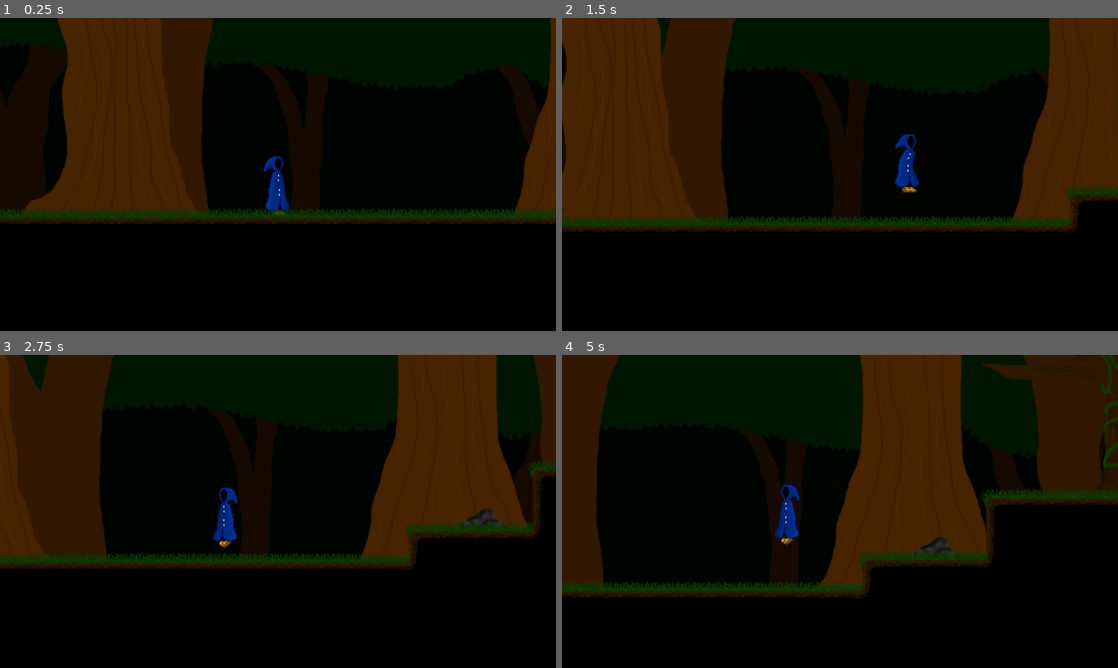
Above: before the commit, frames 1-4 (two rows, left to right).
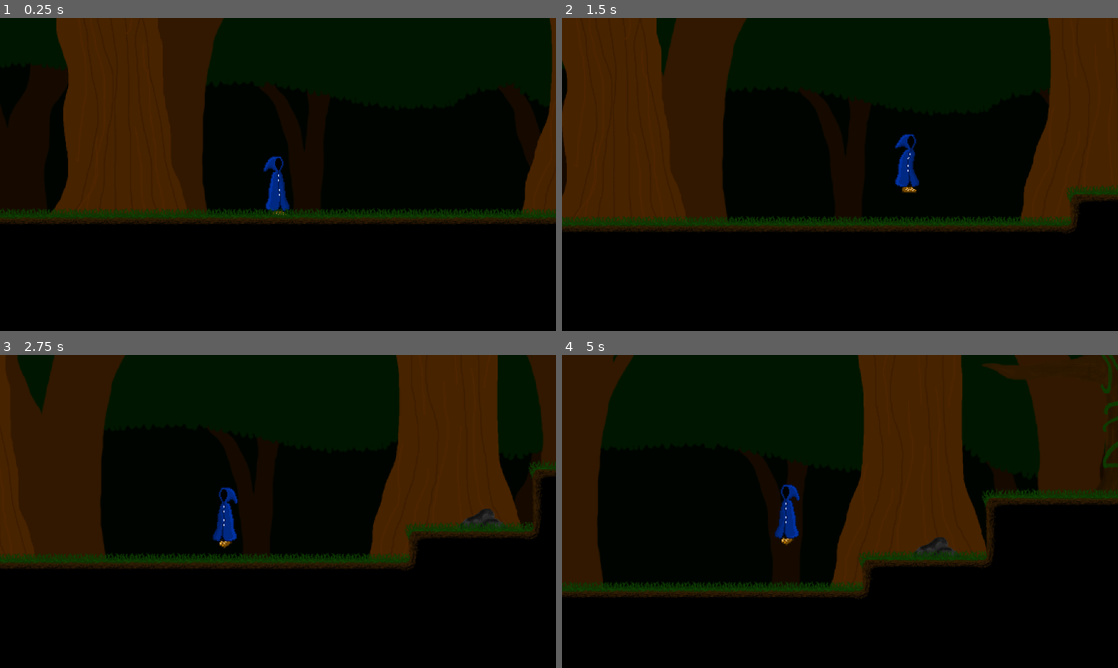
Above: after the commit, the same moments.

Repository: Maurice438361/Nyctophobia-YOGduo
Game: Godot game, scene res://world.tscn
Two runs of this game, one before a commit and one after it. Both use one fixed random seed, a clock stepped at 60 frames per second and the inputs below.
Inputs:
- Up to frame 1 (0.25 s): no input
- Up to frame 2 (1.5 s): tap Enter at 0.5 s; hold D (Right) from 0.53 s (still down); tap Space (Jump) at 0.6, 0.77, 1.07, 1.35 s
- Up to frame 3 (2.75 s): tap Space (Jump) at 1.52, 1.82, 2.1 s; release D (Right) at 2.03 s; hold A (Left) from 2.03 s (still down)
- Up to frame 4 (5 s): release A (Left) at 2.78 s; hold D (Right) 2.78-4.28 s; tap Space (Jump) at 2.85, 3.02, 3.32, 3.6, 3.77, 4.07, 4.35, 4.52, 4.82 s; hold A (Left) from 4.28 s (still down)

The runs differ from the first frame. In frame 1, 1.5% of the frame differs, in the area x 4-100%, y 0-63%; in frame 2, 1.3%; in frame 3, 1.7%, in the area x 3-98%, y 0-66%; in frame 4, 1.7%.

Commit message:
Added some basic sounds.

Diff:
--- a/assets/Player script/nyctophobia_player.gd
+++ b/assets/Player script/nyctophobia_player.gd
@@ -9,6 +9,8 @@
 @export var WALL_PUSH_FORCE : int = 300
 @export var WALL_JUMP_GRACE : float = 0.2
 @export var CLIMBING_SPEED : int = 100
+@export var JUMP_SFX : AudioStream
+@export var FOOTSTEP_SFX : AudioStream
 
 var WallCling: bool = false
 var WallClingRest: bool = false
@@ -19,10 +21,14 @@
 var IsInClimbleArea: bool = false
 var InAir: bool = true
 
+var FootStepFrames: Array = [4,9]
+
+@onready var animated_sprite_2d = $AnimatedSprite2D
 @onready var wall_check_top = $TopCollisionChecker
 @onready var wall_check_bottom = $BottomCollisionChecker
 @onready var ledge_check = $LedgeCollisionChecker
 @onready var jump_scum = $JumpCheat
+@onready var player_sfx = $Player_sfx
 
 func is_touching_wall_full_side() -> bool:
 	var top_overlapping = wall_check_top.has_overlapping_bodies()
@@ -43,12 +49,17 @@
 		   (normal == Vector2(-1.0, 0.0) and Input.is_action_pressed("Right"))
 
 func play_anim(name: String) -> void:
-	if $AnimatedSprite2D.animation != name:
-		$AnimatedSprite2D.play(name)
+	if animated_sprite_2d.animation != name:
+		animated_sprite_2d.play(name)
 
 func set_climbing_area_overlap(value: bool) -> void:
 	IsInClimbleArea = value
 
+func load_sfx(sfx) :
+	if player_sfx.stream != sfx:
+		player_sfx.stop()
+		player_sfx.stream = sfx
+
 func _physics_process(delta):
 
 	#Run
@@ -62,6 +73,7 @@
 		if is_on_floor():
 			play_anim("Run")
 
+
 	elif !CantWalk:
 
 		velocity.x = 0
@@ -73,9 +85,9 @@
 
 	if !HangingFromWall:
 		if direction == 1:
-			$AnimatedSprite2D.flip_h = false
+			animated_sprite_2d.flip_h = false
 		elif direction == -1:
-			$AnimatedSprite2D.flip_h = true
+			animated_sprite_2d.flip_h = true
 
 	#Gravity
 
@@ -91,6 +103,8 @@
 		InAir = true
 
 		play_anim("Jump")
+		load_sfx(JUMP_SFX)
+		player_sfx.play()
 
 	#land
 	if InAir and is_on_floor() and velocity.y == 0:
@@ -187,3 +201,9 @@
 			Climbing = false
 
 	move_and_slide()
+
+
+func _on_sprite_frame_changed():
+	if(animated_sprite_2d.animation == "Run"):
+		load_sfx(FOOTSTEP_SFX)
+		if animated_sprite_2d.frame in FootStepFrames : player_sfx.play()
--- /dev/null
+++ b/default_bus_layout.tres
@@ -0,0 +1,10 @@
+[gd_resource type="AudioBusLayout" format=3 uid="uid://bjlod3fxe0yny"]
+
+[resource]
+bus/0/volume_db = 0.662756
+bus/1/name = &"sfx"
+bus/1/solo = false
+bus/1/mute = false
+bus/1/bypass_fx = false
+bus/1/volume_db = 0.0
+bus/1/send = &"Master"
--- a/objects/NyctophobiaPlayer.tscn
+++ b/objects/NyctophobiaPlayer.tscn
@@ -1,7 +1,9 @@
-[gd_scene load_steps=35 format=3 uid="uid://cib36sg3dy4n8"]
+[gd_scene load_steps=37 format=3 uid="uid://cib36sg3dy4n8"]
 
 [ext_resource type="Script" uid="uid://bds5ci3jv4xs8" path="res://assets/Player script/nyctophobia_player.gd" id="1_t1ppf"]
 [ext_resource type="Texture2D" uid="uid://by2jk5c7bmhfg" path="res://assets/PlayerSpriteAnimated/player_sprite_sheet.png" id="2_21y1p"]
+[ext_resource type="AudioStream" uid="uid://bigm74cvgw8fk" path="res://assets/Audio/grass_walk_1.wav" id="2_f55vd"]
+[ext_resource type="AudioStream" uid="uid://b272tfh5jso7g" path="res://assets/Audio/grass_walk_2.wav" id="3_aiss1"]
 
 [sub_resource type="AtlasTexture" id="AtlasTexture_f55vd"]
 atlas = ExtResource("2_21y1p")
@@ -253,10 +255,12 @@
 WALL_JUMP_FORCE = 300
 WALL_PUSH_FORCE = 100
 WALL_JUMP_GRACE = 1.0
+JUMP_SFX = ExtResource("2_f55vd")
+FOOTSTEP_SFX = ExtResource("3_aiss1")
 
 [node name="AnimatedSprite2D" type="AnimatedSprite2D" parent="."]
 sprite_frames = SubResource("SpriteFrames_oay2s")
-animation = &"Climb_idle"
+animation = &"Run"
 
 [node name="Camera2D" type="Camera2D" parent="."]
 zoom = Vector2(2, 2)
@@ -295,3 +299,9 @@
 [node name="CollisionShape2D2" type="CollisionShape2D" parent="JumpCheat"]
 position = Vector2(0, 33)
 shape = SubResource("RectangleShape2D_21y1p")
+
+[node name="Player_sfx" type="AudioStreamPlayer2D" parent="."]
+unique_name_in_owner = true
+bus = &"sfx"
+
+[connection signal="frame_changed" from="AnimatedSprite2D" to="." method="_on_sprite_frame_changed"]
--- a/world.tscn
+++ b/world.tscn
@@ -274,7 +274,7 @@
 scroll_base_offset = Vector2(100, 0)
 
 [node name="ParallaxLayer" type="ParallaxLayer" parent="ParallaxBackground"]
-position = Vector2(118, 175)
+position = Vector2(119, 196)
 motion_scale = Vector2(1, 0.7)
 motion_mirroring = Vector2(800, 0)
 
@@ -285,7 +285,7 @@
 centered = false
 
 [node name="ParallaxLayer2" type="ParallaxLayer" parent="ParallaxBackground"]
-position = Vector2(118, 175)
+position = Vector2(119, 196)
 motion_scale = Vector2(0.9, 0.7)
 motion_mirroring = Vector2(800, 0)
 
@@ -296,7 +296,7 @@
 centered = false
 
 [node name="ParallaxLayer3" type="ParallaxLayer" parent="ParallaxBackground"]
-position = Vector2(118, 175)
+position = Vector2(119, 196)
 motion_scale = Vector2(0.7, 0.7)
 motion_mirroring = Vector2(800, 0)
 
@@ -307,7 +307,7 @@
 centered = false
 
 [node name="ParallaxLayer4" type="ParallaxLayer" parent="ParallaxBackground"]
-position = Vector2(118, 175)
+position = Vector2(119, 196)
 motion_scale = Vector2(0.6, 0.7)
 motion_mirroring = Vector2(800, 0)
 
@@ -318,7 +318,7 @@
 centered = false
 
 [node name="ParallaxLayer5" type="ParallaxLayer" parent="ParallaxBackground"]
-position = Vector2(118, 175)
+position = Vector2(119, 196)
 motion_scale = Vector2(0.4, 0.7)
 motion_mirroring = Vector2(800, 0)
 
@@ -329,7 +329,7 @@
 centered = false
 
 [node name="ParallaxLayer6" type="ParallaxLayer" parent="ParallaxBackground"]
-position = Vector2(118, 175)
+position = Vector2(119, 196)
 motion_scale = Vector2(0.3, 0.7)
 motion_mirroring = Vector2(800, 0)
 
Not shown, added: assets/Audio/grass_walk_1.wav.import
Not shown, added: assets/Audio/grass_walk_2.wav.import
Not shown, added: assets/Audio/grass_walk_3.wav.import
Not shown, added: assets/Audio/grass_walk_1.wav
Not shown, added: assets/Audio/grass_walk_2.wav
Not shown, added: assets/Audio/grass_walk_3.wav
